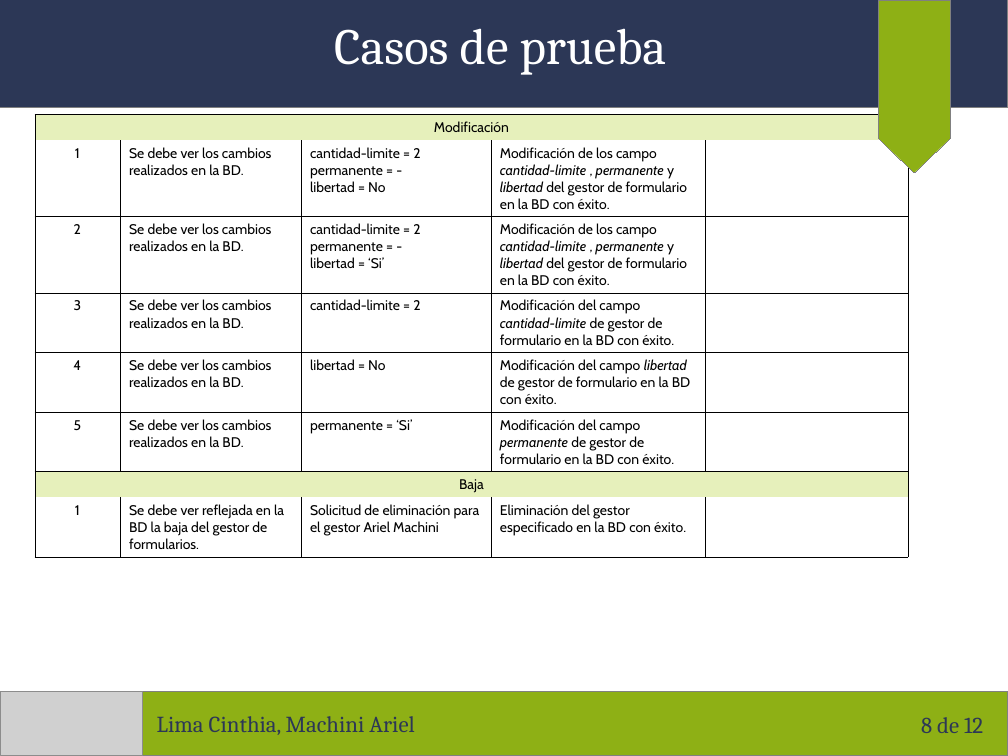
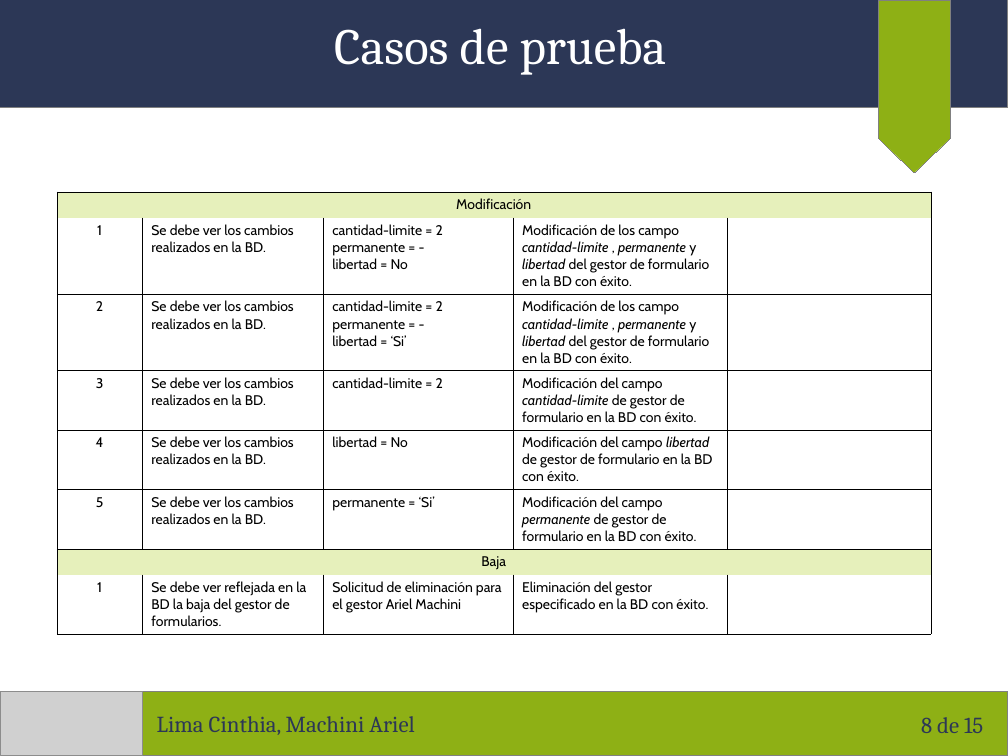
Before and after one commit to arielmachini/Caciar, a slide deck: slide 8 of Presentaciones/Presentación 14-11-2017.odp. Drawn at 1008x756 pixels with LibreOffice and Linux fonts; fonts in the diff are those of the drawing; grey boxes stand for pictures. Boxes give left, top, right and bottom in pixels: in the first picture for what was removed or moved away, otherwise in the second. Text is boxed around its words. In the diff, an @@ line names an element or a change of style, - is before the commit and + after.

```diff
--- a/Presentaciones/Presentación 14-11-2017.odp
+++ b/Presentaciones/Presentación 14-11-2017.odp
@@ table: place and size @@
-table at [35,114,909,553]
+table at [57,192,931,630]
@@ page number at [921,717,983,733]: text changed @@
-8 de 12
+8 de 15
```
Also in this commit, not shown: 2 other slides changed, 3 slides added.
